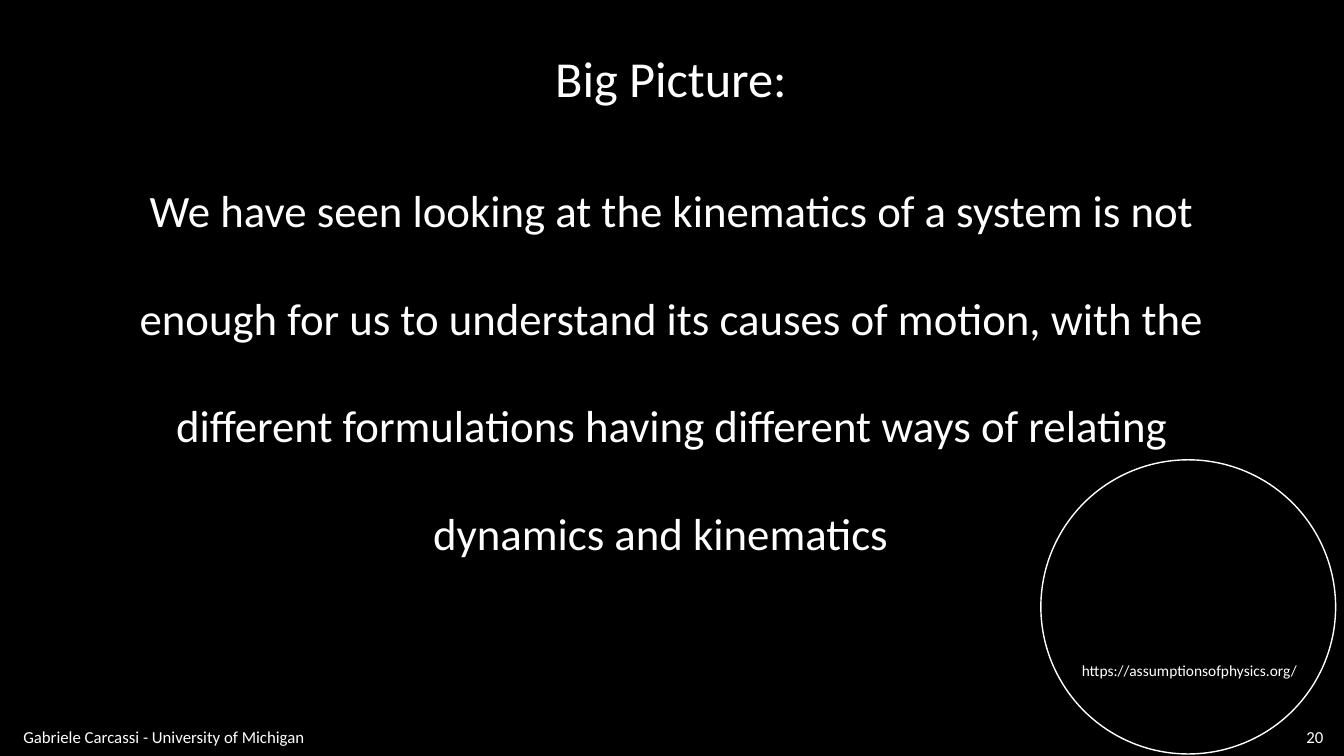
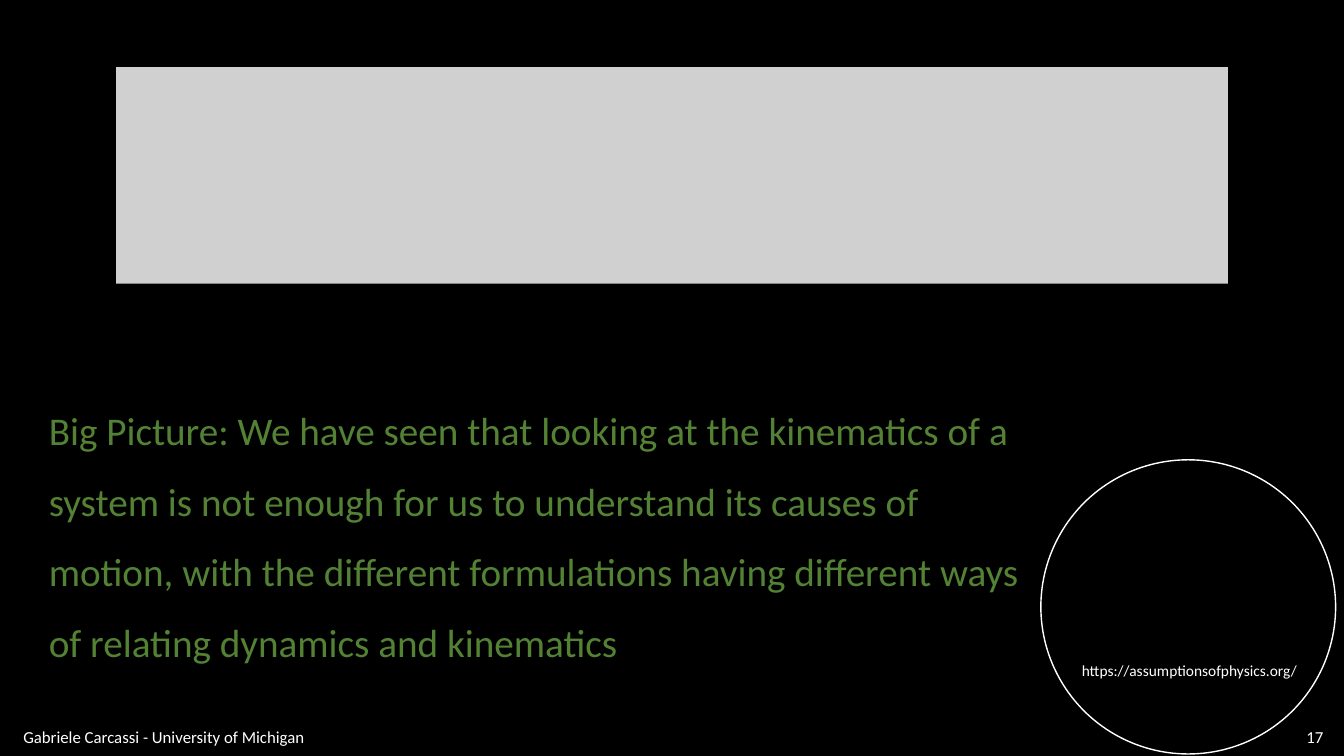
Before and after one commit to assumptionsofphysics/slides, a slide deck: slide 17 of BookCompanions-v2/RP-Class-2.pptx (slide 20 before the commit). Drawn at 1344x756 pixels with LibreOffice and Linux fonts; fonts in the diff are those of the drawing; grey boxes stand for pictures; background and template pictures are left out. Boxes give left, top, right and bottom in pixels: in the first picture for what was removed or moved away, otherwise in the second. Text is boxed around its words. In the diff, an @@ line names an element or a change of style, - is before the commit and + after.

```diff
--- a/BookCompanions-v2/RP-Class-2.pptx
+++ b/BookCompanions-v2/RP-Class-2.pptx
@@ picture added at (116,68,1228,284) @@
@@ text removed at (555,62,786,106) @@
-Big Picture:
@@ text at (49,418,1018,664): text changed; size 32 to 28 pt; text colour #FFFFFF to #548235 @@
-We have seen looking at the kinematics of a system is not enough for us to understand its causes of motion, with the different formulations having different ways of relating dynamics and kinematics_
+Big Picture: We have seen that looking at the kinematics of a system is not enough for us to understand its causes of motion, with the different formulations having different ways of relating dynamics and kinematics
@@ page number at (1306,732,1323,743): text changed @@
-20
+17
```
Also in this commit, not shown: 9 other slides changed, 3 slides removed, 1 other file.
